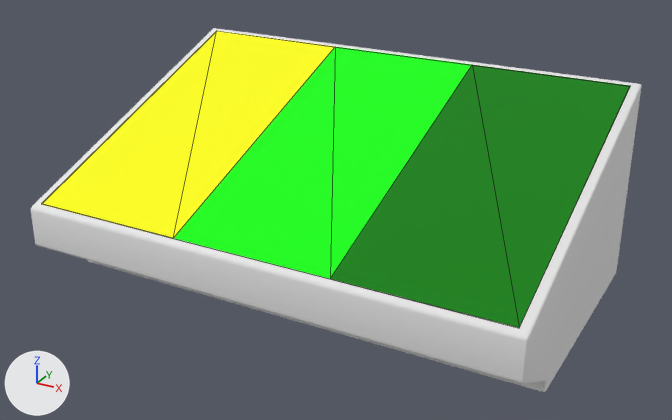
An edit to the COLLADA model scenery/reds_panels_and_operators/models/main_panel_short_layout3.dae, drawn before and after from the same camera.
Rendered twice from a 50 mm lens placed at (0.456, -0.723, 0.498), pointed at (0.007, 0.093, 0.09). The lights are fixed; the arrows at lower left show +X, +Y and +Z. Mesh edges are drawn as thin lines on the coarser meshes. Where no turn or scale is listed for an object, it has been applied to the vertices. Vertices at the same position are counted once.

The first picture shows 'layout3', 'panel'.
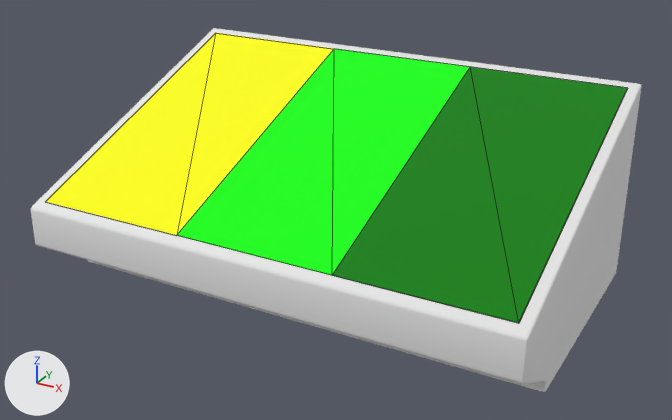
Where the change shows, as pixel boxes [x1, y1, x2, y2] in the pictures (672 x 420 px):
'layout3', reshaped, moved, turned, rescaled: before [42, 31, 630, 328]; after [45, 33, 628, 323]

Diff of the bpy script that builds the scene:
```diff
--- a/scenery/reds_panels_and_operators/models/main_panel_short_layout3.dae.py
+++ b/scenery/reds_panels_and_operators/models/main_panel_short_layout3.dae.py
@@ me_layout3 @@
 # used by ob_layout3; parent = ob_sketchup; location = (-0.267, -0.0671, 0.101); scale = (0.562, 0.75, 0.75)
-me_layout3.from_pydata(...)  # 16 vertices, 22 faces; spans x 0.0..0.95, y 0.0..0.445, z 0.0..0.163
+me_layout3.from_pydata(...)  # 16 vertices, 22 faces; spans x 0.0..0.531, y 0.0..0.346, z 0.0..0.001
+# me_layout3 part 1
+# 14 vertices are removed from x 0.0..0.95, y 0.0..0.445, z 0.0..0.163
+# 22 faces are deleted
+# 14 vertices are added at x 0.0..0.531, y 0.0..0.346, z 0.0..0.001
+# 8 new faces join them, mat_zone3 (green #008000)
+# 8 new faces join them, mat_zone1 (yellow #ffff00)
+# 6 new faces join them, mat_zone2 (green #00ff00)
 me_layout3.materials.append(mat_zone1)
@@ ob_layout3 @@
 ob_layout3.parent = ob_sketchup
-ob_layout3.location = (-0.267, -0.0671, 0.101)
-ob_layout3.scale = (0.562, 0.75, 0.75)
+ob_layout3.location = (-0.265, -0.0626, 0.102)
+ob_layout3.rotation_euler = (0.349, 0.0, 0.0)  # degrees (20, 0, 0)
```
